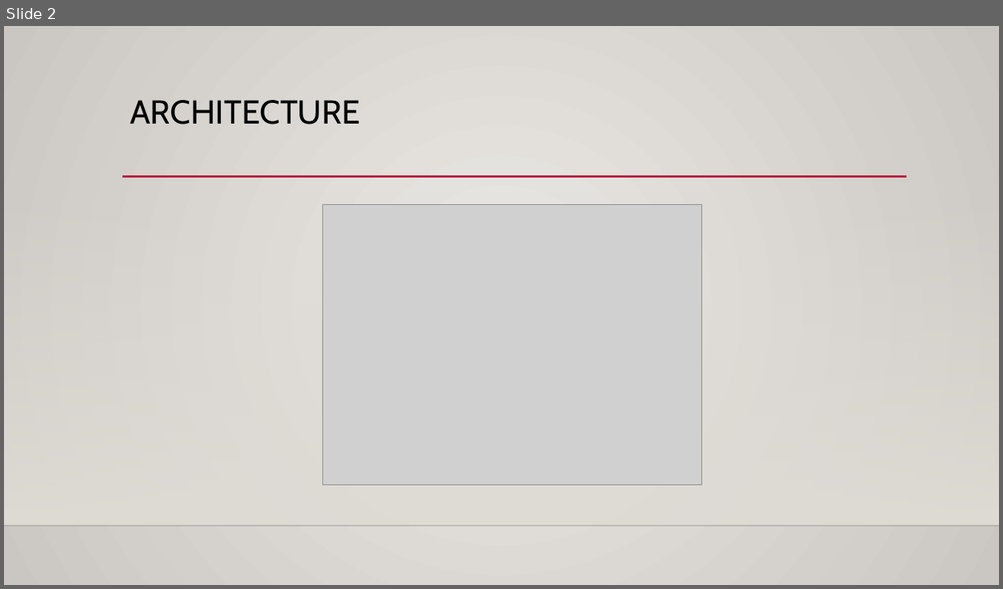
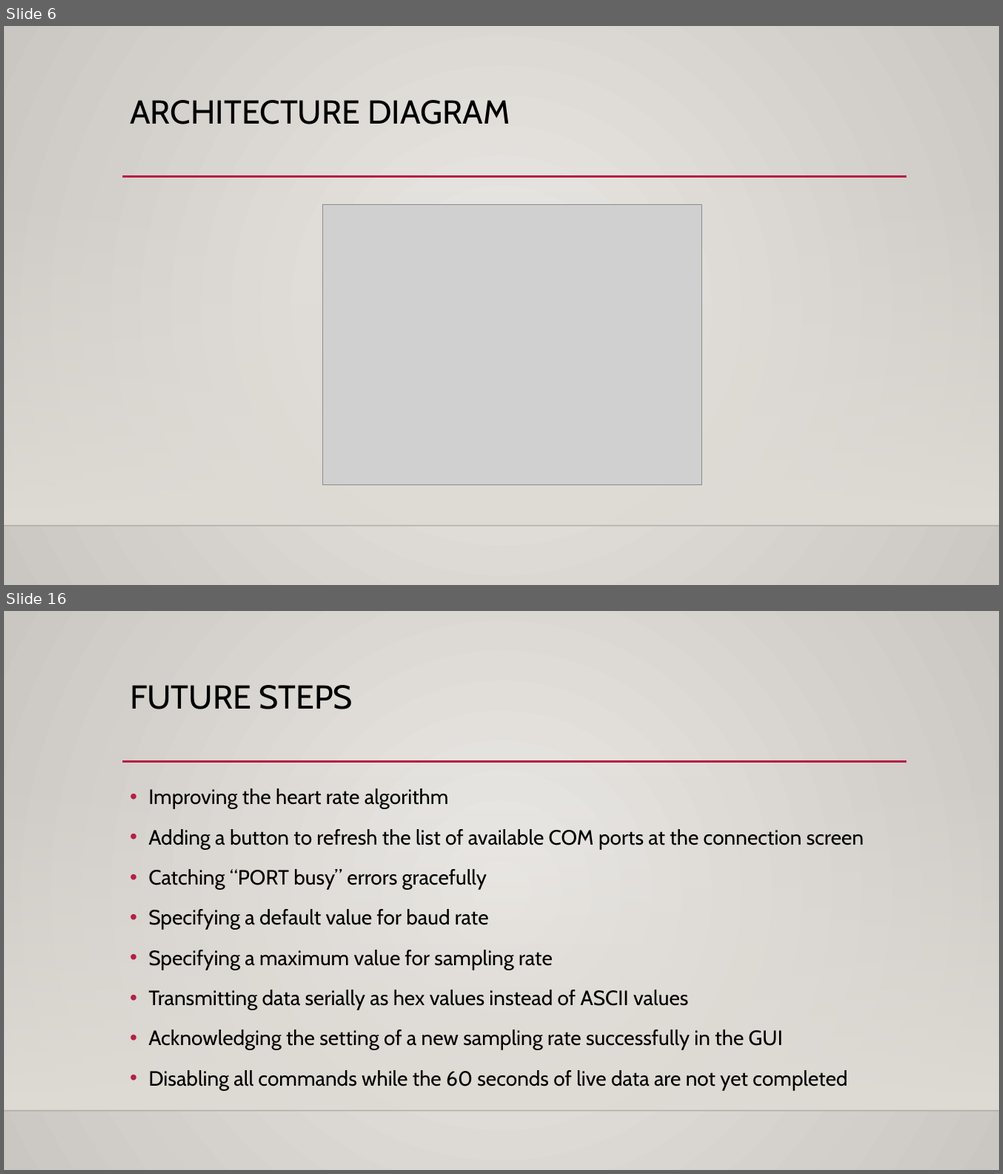
Before and after one commit to theRadFad/HeartMonitor, a slide deck: ECG Heart Monitor.pptx. Shown one above the other, each under a label of ours: slide 2 before the commit, slides 6 and 16 after it; the slides between them are not shown. The pictures are 1003x589 and 1003x1174 pixels, drawn with LibreOffice and Linux fonts; fonts in the diff are those of the drawing; grey boxes stand for pictures; background and template pictures are left out. Boxes give left, top, right and bottom in pixels: in the first picture for what was removed or moved away, otherwise in the second. Text is boxed around its words. In the diff, an @@ line names an element or a change of style, - is before the commit and + after.

```diff
--- a/ECG Heart Monitor.pptx
+++ b/ECG Heart Monitor.pptx
@@ slide 16 added at [4,611,999,1170], background gradient #ECEAE7 to #CAC7C1; not listed: 3 template elements that a slide beside it also shows @@
@@ title added at [130,685,353,709], 32 pt, text #000000 @@
+FUTURE STEPS
@@ text added at [148,789,863,1091], 20 pt, text #000000 @@
+• Improving the heart rate algorithm
+• Adding a button to refresh the list of available COM ports at the connection screen
+• Catching “PORT busy” errors gracefully
+• Specifying a default value for baud rate
+• Specifying a maximum value for sampling rate
+• Transmitting data serially as hex values instead of ASCII values
+• Acknowledging the setting of a new sampling rate successfully in the GUI
+• Disabling all commands while the 60 seconds of live data are not yet completed
@@ what was slide 2 is now slide 6 @@
@@ slide 6 changed as well @@
@@ title at [130,100,509,124]: text changed @@
-ARCHITECTURE
+ARCHITECTURE DIAGRAM
```
Also in this commit, not shown: 1 other slide changed, 12 other slides added.
